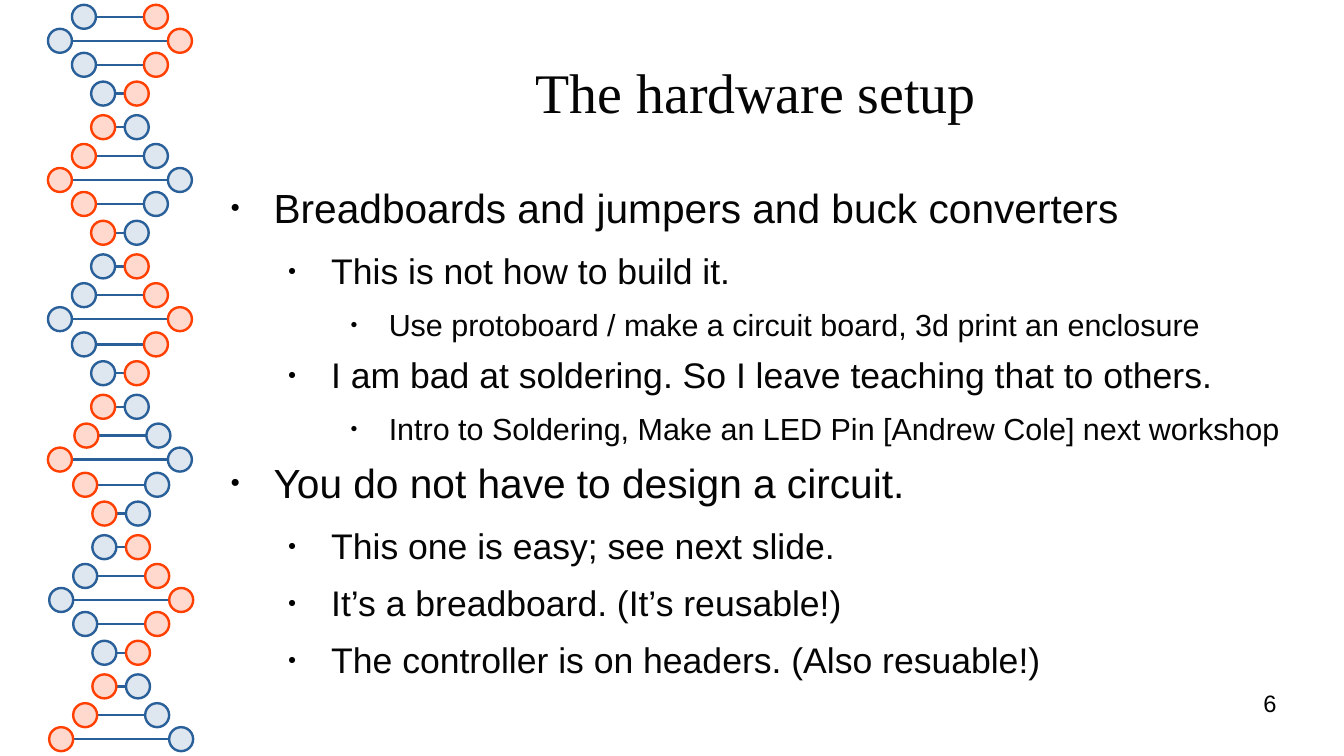
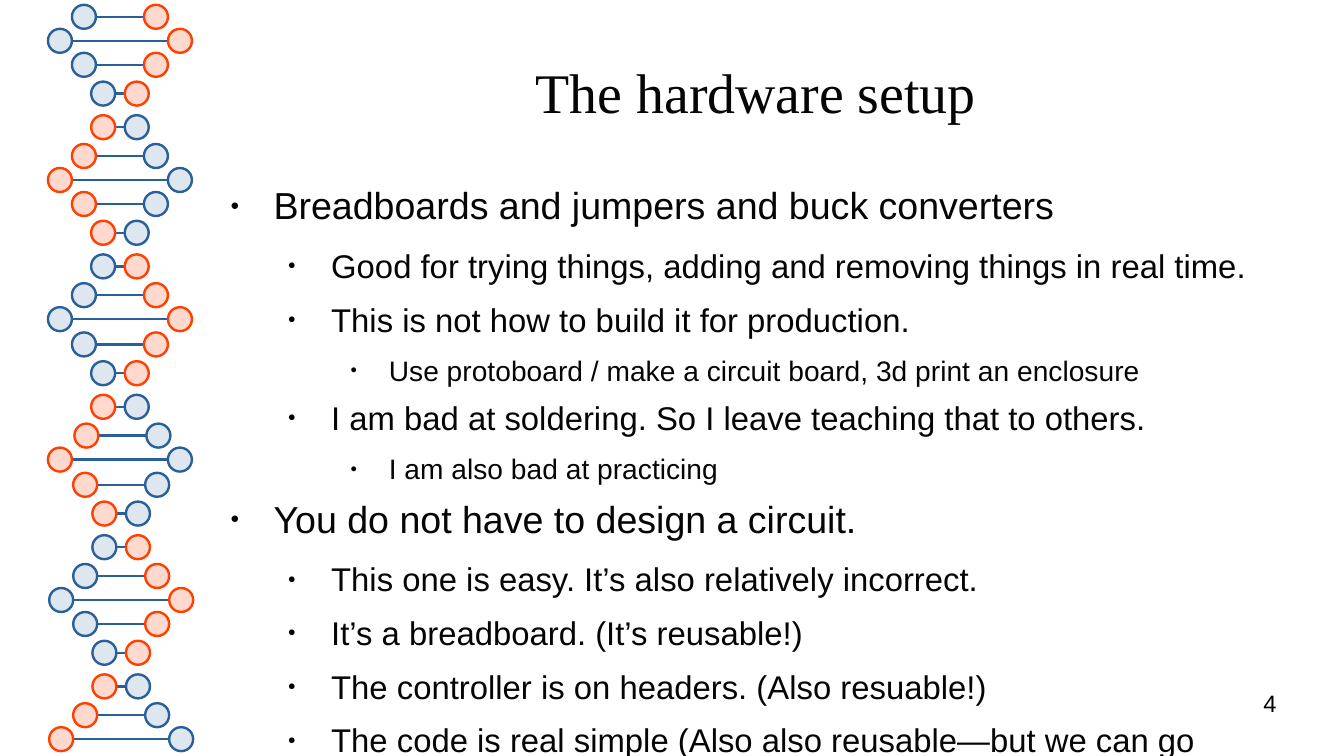
Before and after one commit to spacemeat/led_arts, a slide deck: slide 4 of toorcamp2026/preso.odp (slide 6 before the commit). Drawn at 1344x756 pixels with LibreOffice and Linux fonts; fonts in the diff are those of the drawing. Boxes give left, top, right and bottom in pixels: in the first picture for what was removed or moved away, otherwise in the second. Text is boxed around its words. In the diff, an @@ line names an element or a change of style, - is before the commit and + after.

```diff
--- a/toorcamp2026/preso.odp
+++ b/toorcamp2026/preso.odp
@@ text at (274, 191, 1145, 705): size 24 to 22.2 pt in "Breadboards and jumpers and buck converters", "You do not have to design a ..."; size 18 to 16.6 pt in "Use protoboard / make a circuit board, ..."; size 21 to 19.4 pt in "I am bad at soldering. So I ...", "It’s a breadboard. (It’s reusable!)", "The controller is on headers. (Also resuable!)" @@
@@ text at (331, 254, 1245, 338): text changed; size 21 to 19.4 pt @@
-  ● This is not how to build it.
+  ● Good for trying things, adding and removing things in real time.
+  ● This is not how to build it for production.
@@ text at (389, 458, 718, 484): text changed; size 18 to 16.6 pt @@
-    ● Intro to Soldering, Make an LED Pin [Andrew Cole] next workshop
+    ● I am also bad at practicing
@@ text at (331, 567, 978, 598): text changed; size 21 to 19.4 pt @@
-  ● This one is easy; see next slide.
+  ● This one is easy. It’s also relatively incorrect.
@@ page number at (1263, 695, 1276, 712): text changed @@
-6
+4
@@ text at (331, 728, 1195, 756): paragraph added @@
+  ● The code is real simple (Also also reusable—but we can go deeper)
```
Also in this commit, not shown: 8 other slides changed, 15 slides added, 3 slides removed, 2 other files.
